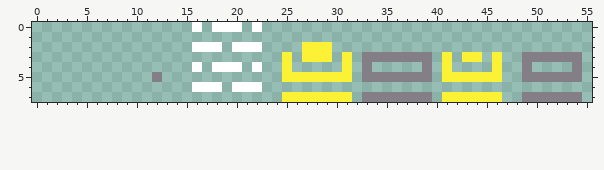
Pixel-art sprite, stored at img/tiles.png. Above: the version before the commit.
The file is 56x8 pixels.
And afterwards:
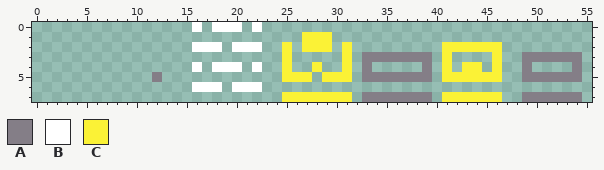
Palette (. is transparent): A #847e87  B #ffffff  C #fbf236
Change:
{"y":1,"x":27,"old":"...","new":"CCC"}
{"y":2,"x":25,"old":".","new":"C"}
{"y":2,"x":31,"old":".","new":"C"}
{"y":2,"x":41,"old":"......","new":"CCCCCC"}
{"y":3,"x":27,"old":"CCC","new":"..."}
{"y":3,"x":43,"old":"CC","new":".."}
{"y":4,"x":28,"old":".","new":"C"}
{"y":4,"x":43,"old":"..","new":"CC"}
{"y":5,"x":28,"old":"C","new":"."}
